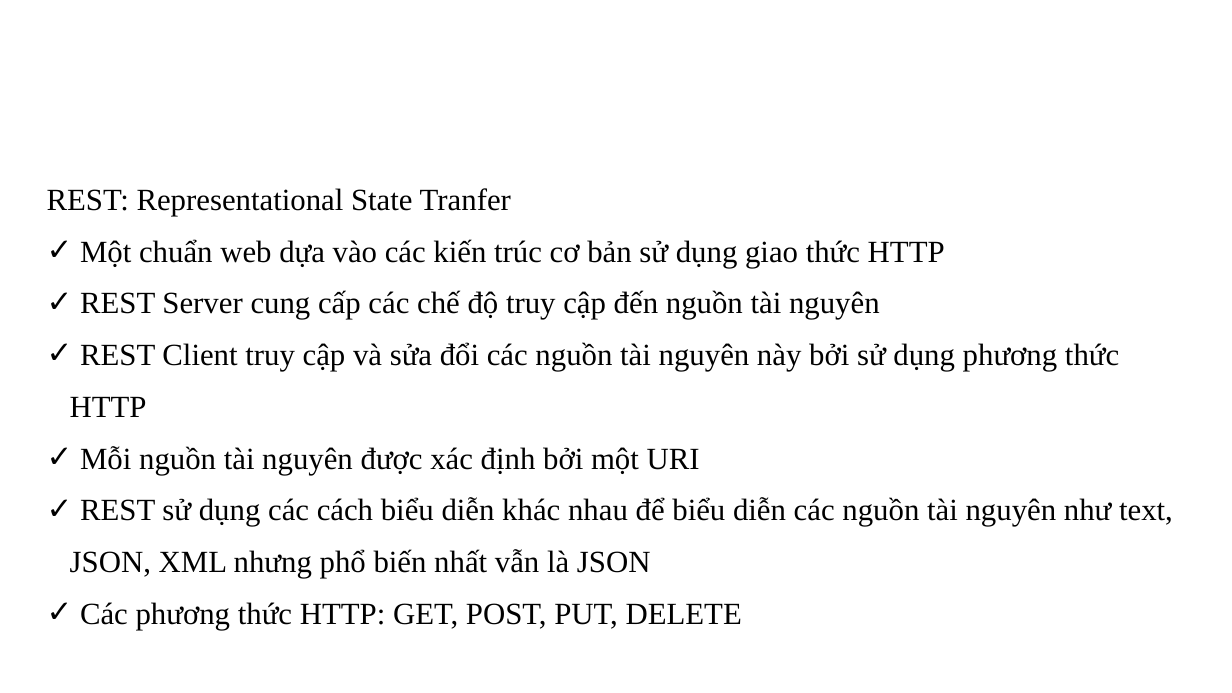
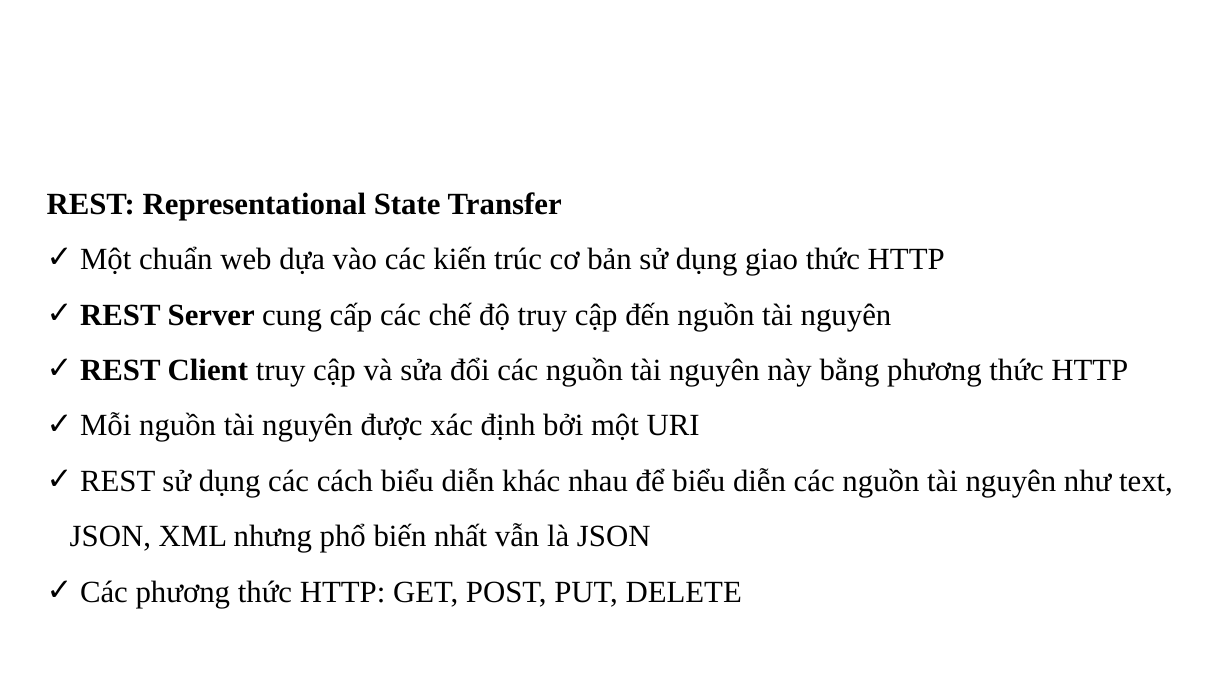
Before and after one commit to foostart/fooland, a slide deck: slide 3 of documents/Nhom_F.pptx. Drawn at 1232x693 pixels with LibreOffice and Linux fonts; fonts in the diff are those of the drawing; background and template pictures are left out. Boxes give left, top, right and bottom in pixels: in the first picture for what was removed or moved away, otherwise in the second. Text is boxed around its words. In the diff, an @@ line names an element or a change of style, - is before the commit and + after.

```diff
--- a/documents/Nhom_F.pptx
+++ b/documents/Nhom_F.pptx
@@ text at (47, 192, 562, 220): text changed; bold on @@
-REST: Representational State Tranfer
+REST: Representational State Transfer
@@ text at (70, 246, 1173, 608): bold on in "REST Server"; line spacing 1.4 to 1.5 @@
@@ text at (80, 357, 1128, 386): text changed @@
-✓ REST Client truy cập và sửa đổi các nguồn tài nguyên này bởi sử dụng phương thức HTTP
+✓ REST Client truy cập và sửa đổi các nguồn tài nguyên này bằng phương thức HTTP
```
Also in this commit, not shown: 6 other slides changed, 5 slides added, 2 other files.
